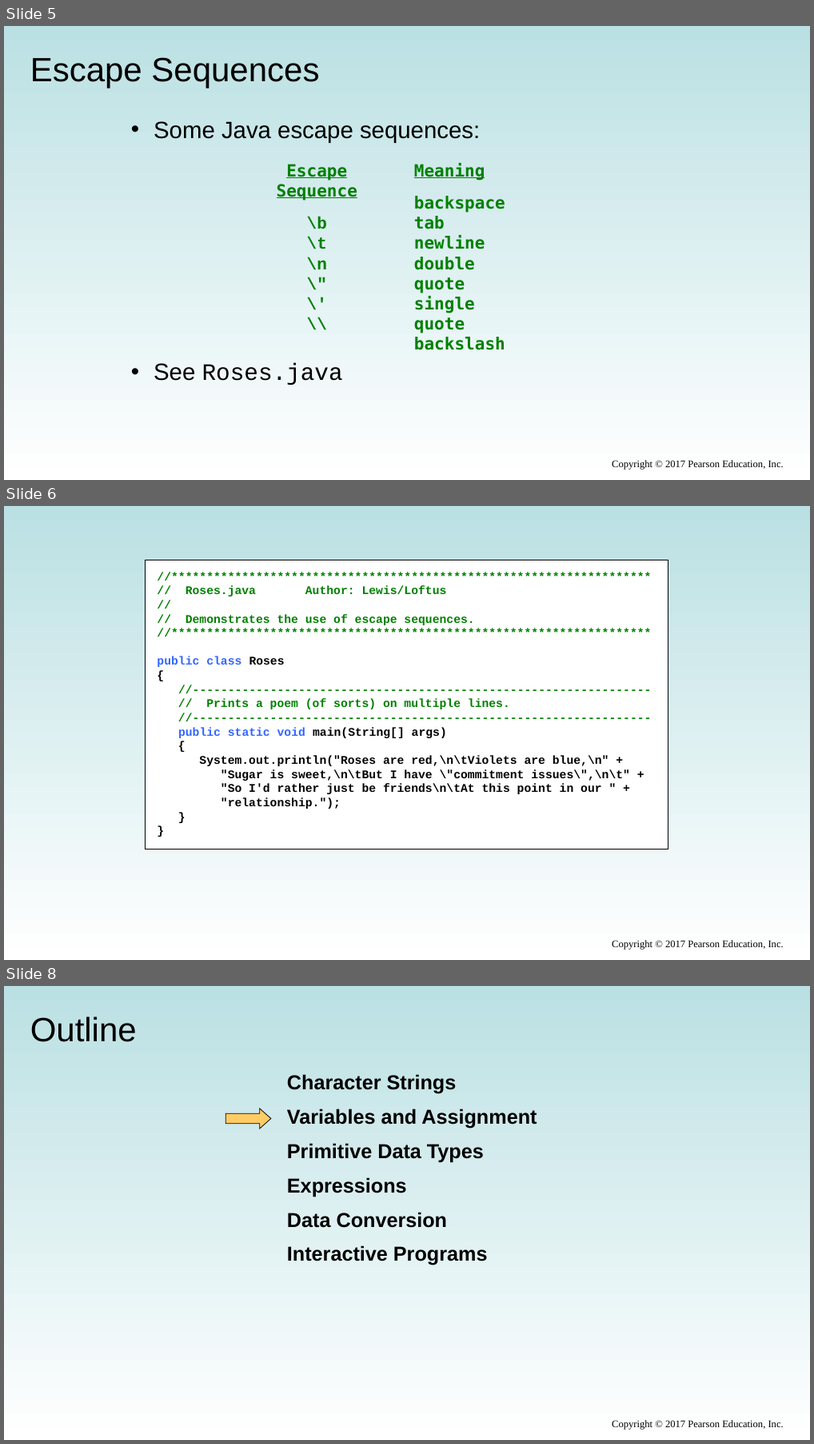
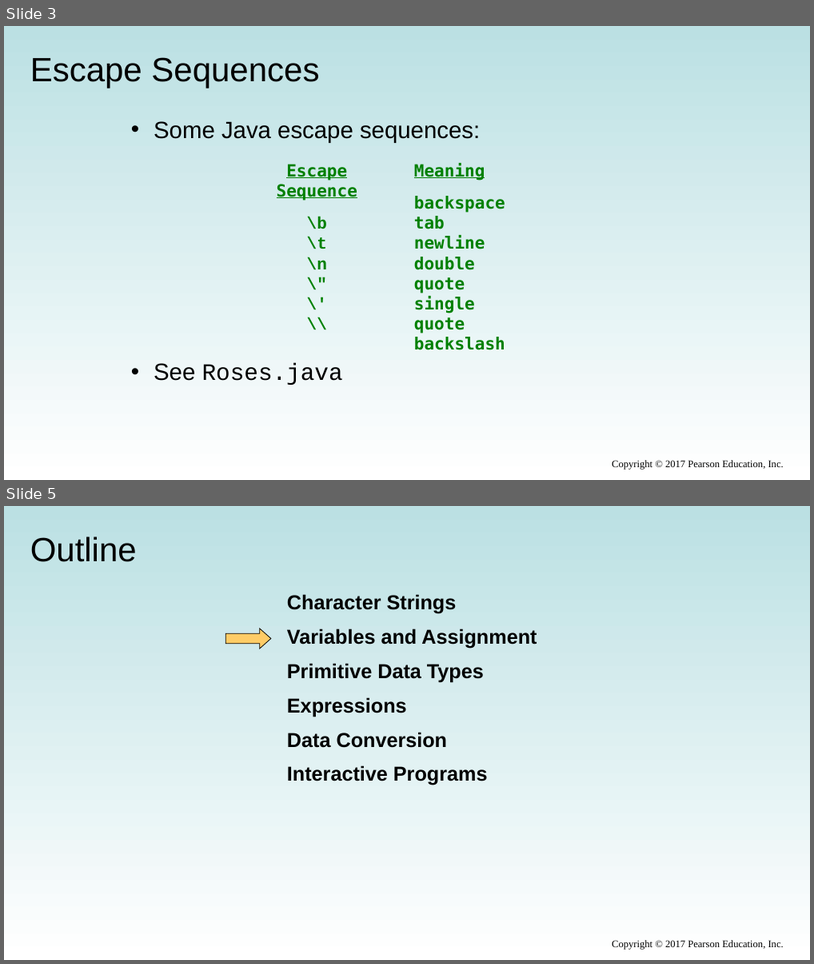
Before and after one commit to xiaoleibi/DMU26, a slide deck: ppt/Uge38 Datatype og expression (1).pptx. Shown one above the other, each under a label of ours: slides 5, 6 and 8 before the commit, slides 3 and 5 after it; the slides between them are not shown. The pictures are 814x1444 and 814x964 pixels, drawn with LibreOffice and Linux fonts; fonts in the diff are those of the drawing. Boxes give left, top, right and bottom in pixels: in the first picture for what was removed or moved away, otherwise in the second. Text is boxed around its words. In the diff, an @@ line names an element or a change of style, - is before the commit and + after.

```diff
--- a/ppt/Uge38 Datatype og expression (1).pptx
+++ b/ppt/Uge38 Datatype og expression (1).pptx
@@ slide 6 removed at [4, 506, 810, 960], background gradient #BBE0E3 to #FFFFFF @@
@@ rectangle removed at [145, 560, 668, 849] @@
-//********************************************************************
-// Roses.java Author: Lewis/Loftus
-//
-// Demonstrates the use of escape sequences.
-//********************************************************************
-public class Roses
-{
-//-----------------------------------------------------------------
-// Prints a poem (of sorts) on multiple lines.
-//-----------------------------------------------------------------
-public static void main(String[] args)
-{
-System.out.println("Roses are red,\n\tViolets are blue,\n" +
-"Sugar is sweet,\n\tBut I have \"commitment issues\",\n\t" +
-"So I'd rather just be friends\n\tAt this point in our " +
-"relationship.");
-}
-}
@@ text removed at [612, 940, 784, 949] @@
-Copyright © 2017 Pearson Education, Inc.
@@ what was slide 5 is now slide 3 @@
@@ what was slide 8 is now slide 5 @@
```
Also in this commit, not shown: 12 slides changed, 2 slides added, 3 other slides removed, 1 other file.
